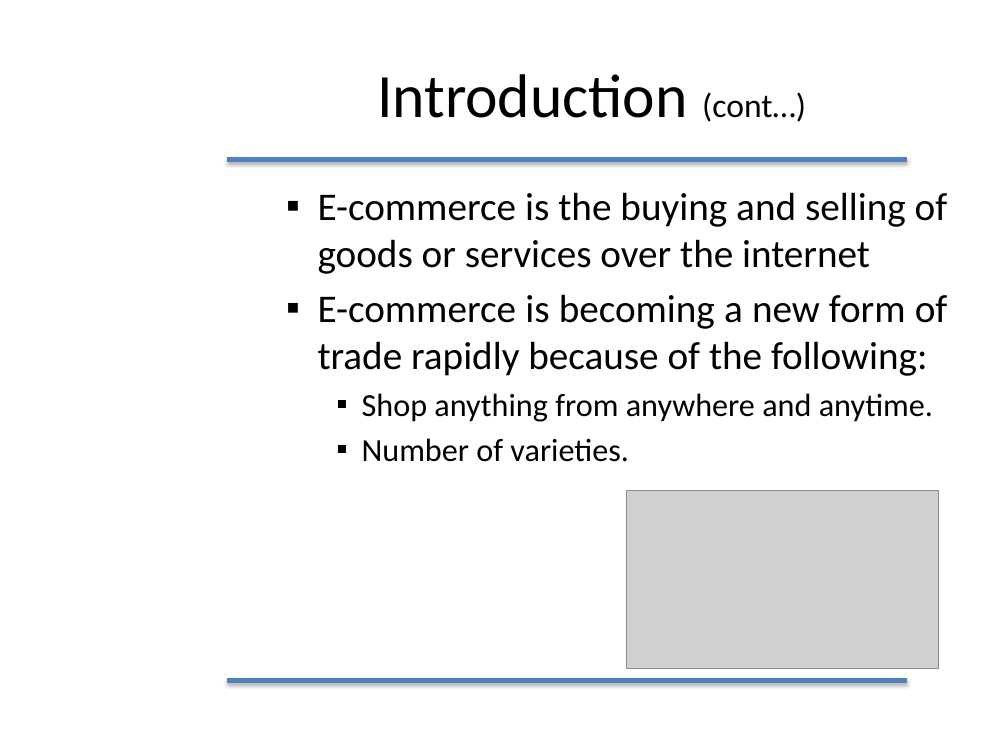
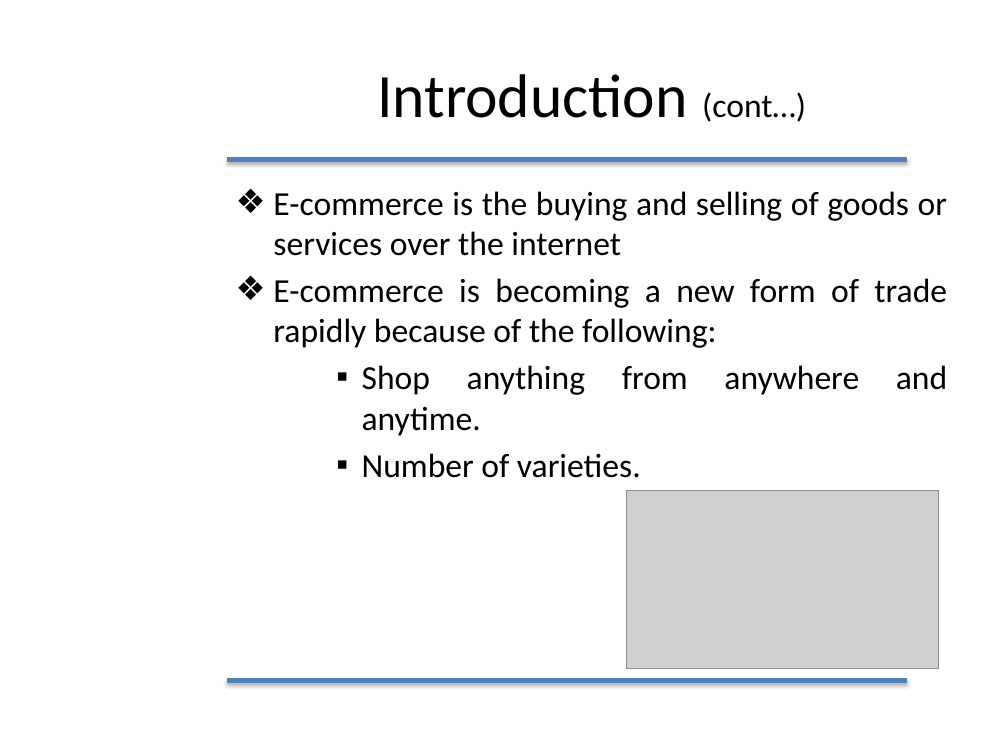
Before and after one commit to furqan-durrani/Thesisss, a slide deck: slide 5 of Furqan Durrani.pptx. Drawn at 1008x756 pixels with LibreOffice and Linux fonts; fonts in the diff are those of the drawing; grey boxes stand for pictures; background and template pictures are left out. Boxes give left, top, right and bottom in pixels: in the first picture for what was removed or moved away, otherwise in the second. Text is boxed around its words. In the diff, an @@ line names an element or a change of style, - is before the commit and + after.

```diff
--- a/Furqan Durrani.pptx
+++ b/Furqan Durrani.pptx
@@ text "E-commerce is the buying and ..." at [273, 191, 947, 478]: size 28 to 24 pt in "E-commerce is the buying and selling of ...", "E-commerce is becoming a new form of ..."; size 23 to 24 pt in "Shop anything from anywhere and anytime.", "Number of varieties."; bullet ▪ to ❖; list level 2 to 1 in "E-commerce is the buying and ..."; list level 2 to 1 in "E-commerce is becoming a new ..." @@
```
Also in this commit, not shown: 14 other slides changed, 3 slides added, 1 slide removed.
